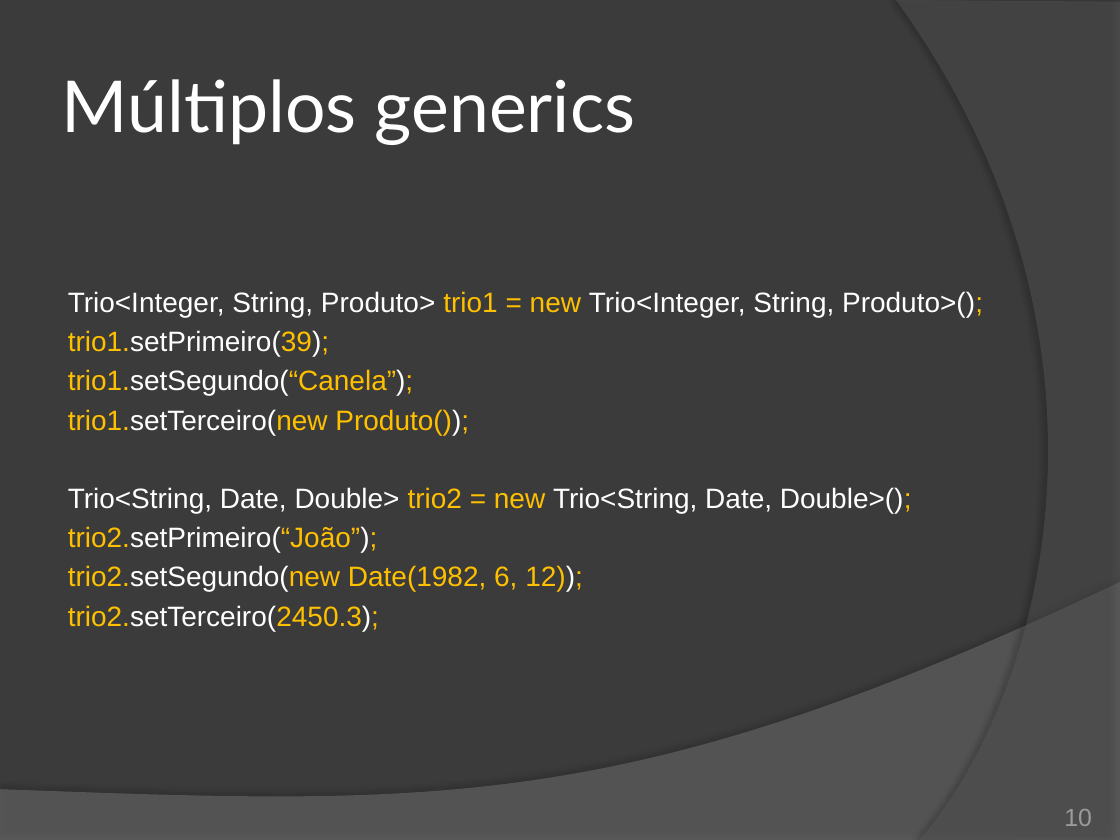
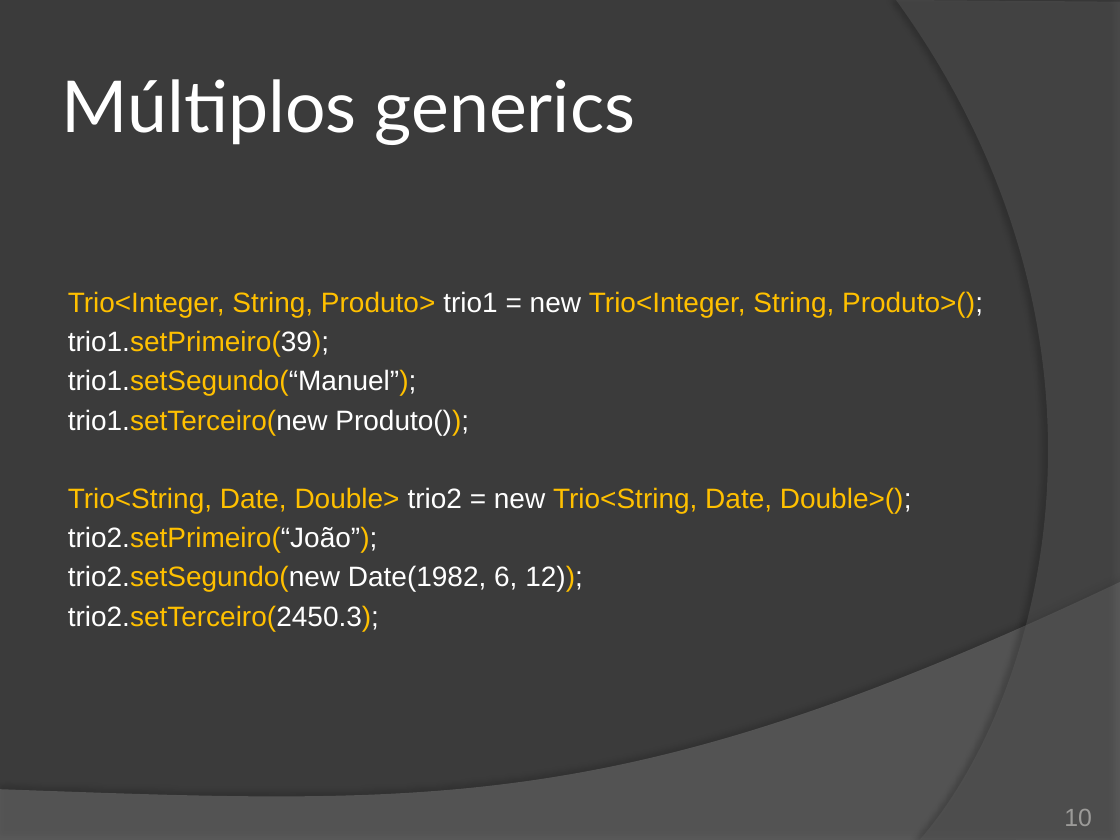
Before and after one commit to duchesqui/slzvieira-training, a slide deck: slide 10 of 2-Java-Programmer-Modulo-II/08.Capitulo02.pptx. Drawn at 1120x840 pixels with LibreOffice and Linux fonts; fonts in the diff are those of the drawing. Boxes give left, top, right and bottom in pixels: in the first picture for what was removed or moved away, otherwise in the second. Text is boxed around its words. In the diff, an @@ line names an element or a change of style, - is before the commit and + after.

```diff
--- a/2-Java-Programmer-Modulo-II/08.Capitulo02.pptx
+++ b/2-Java-Programmer-Modulo-II/08.Capitulo02.pptx
@@ text at (68, 291, 983, 631): text colour #FFFFFF to #FFC000 in "Trio<Integer, String, Produto> Trio<Integer, String, Produto ...", "trio1.setPrimeiro(39);", "trio1.setTerceiro(new Produto());", "Trio<String, Date, Double> Trio<String, Date, Double>();" and 3 more places; text colour #FFC000 to #FFFFFF in "trio1 = new Produto>();", "trio1.setPrimeiro(39);", "trio1.setTerceiro(new Produto());", "trio2 = new Double>();" and 3 more places @@
@@ text at (68, 369, 417, 396): text changed; text colour #FFC000 to #FFFFFF @@
-  trio1.setSegundo(“Canela”);
+  trio1.setSegundo(“Manuel”);
```
Also in this commit, not shown: 8 other slides changed, 11 other files.
